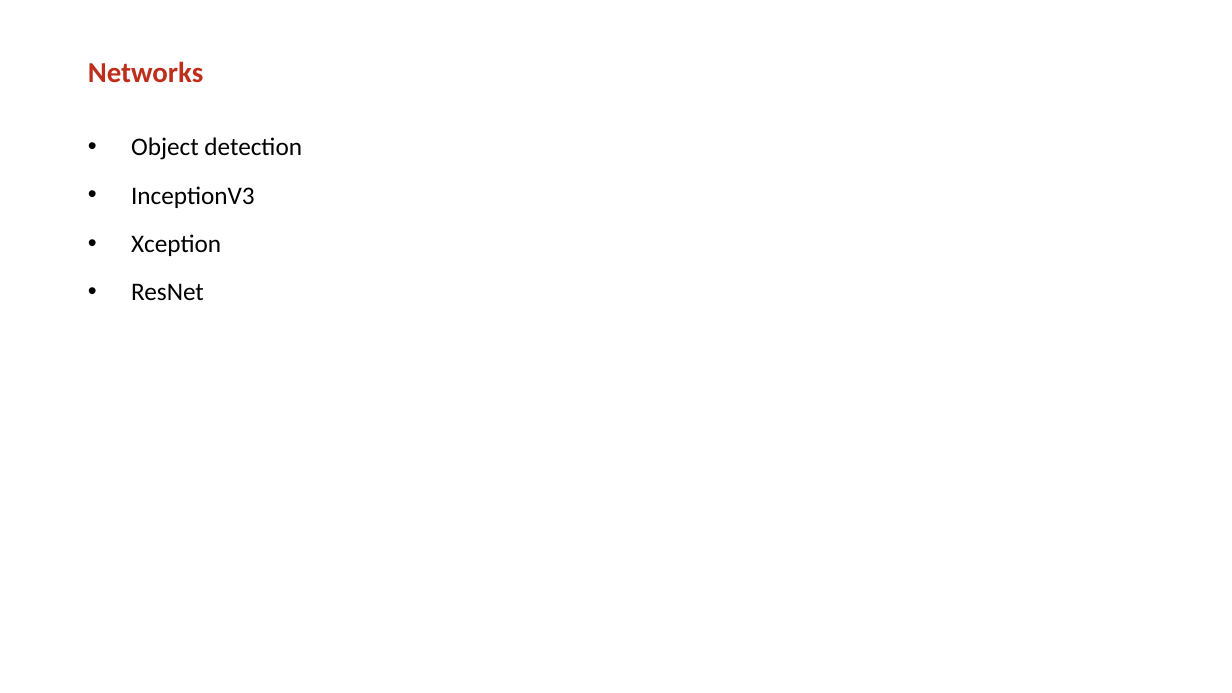
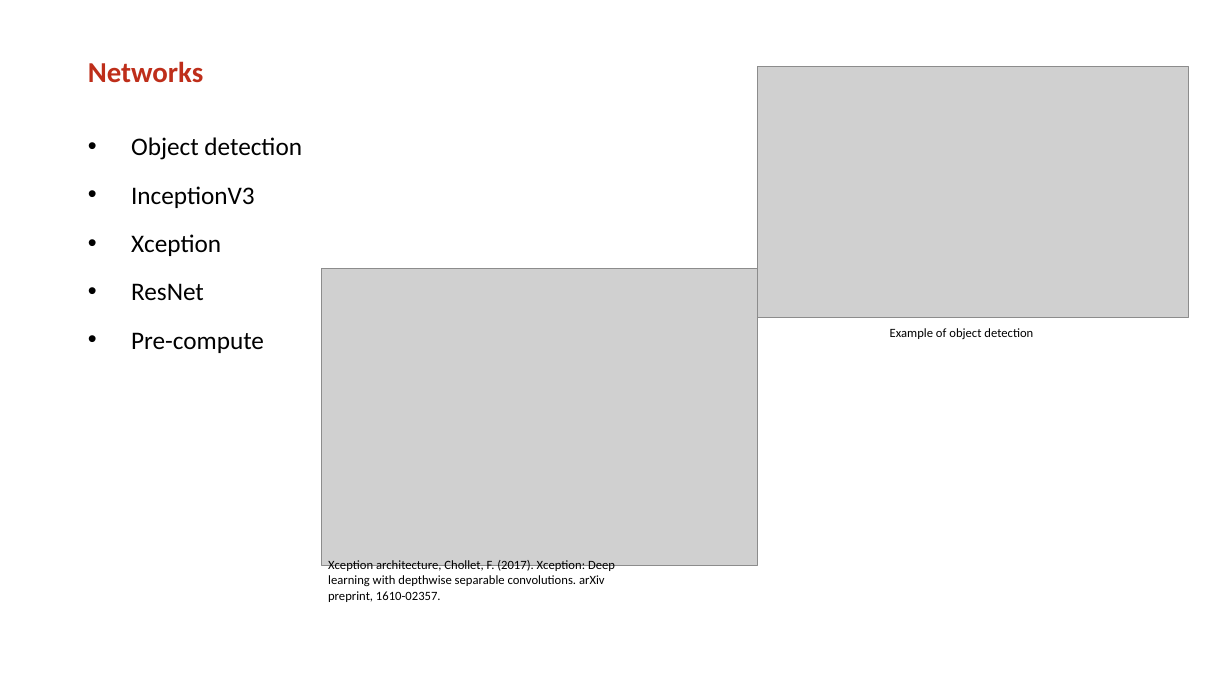
Before and after one commit to mickvanhulst/imaterialist_kaggle, a slide deck: slide 5 of presentation/final_presentation.pptx. Drawn at 1232x693 pixels with LibreOffice and Linux fonts; fonts in the diff are those of the drawing; grey boxes stand for pictures; background and template pictures are left out. Boxes give left, top, right and bottom in pixels: in the first picture for what was removed or moved away, otherwise in the second. Text is boxed around its words. In the diff, an @@ line names an element or a change of style, - is before the commit and + after.

```diff
--- a/presentation/final_presentation.pptx
+++ b/presentation/final_presentation.pptx
@@ picture added at (x1=758, y1=66, x2=1189, y2=317) @@
@@ picture added at (x1=321, y1=269, x2=758, y2=565) @@
@@ text added at (x1=890, y1=328, x2=1033, y2=339), 14 pt, text #000000 @@
+Example of object detection
@@ text at (x1=131, y1=332, x2=264, y2=353): paragraph added @@
+• Pre-compute
@@ text added at (x1=328, y1=560, x2=615, y2=602), 14 pt, text #000000 @@
+Xception architecture, Chollet, F. (2017). Xception: Deep learning with depthwise separable convolutions. arXiv preprint, 1610-02357.
```
Also in this commit, not shown: 3 other slides changed.
